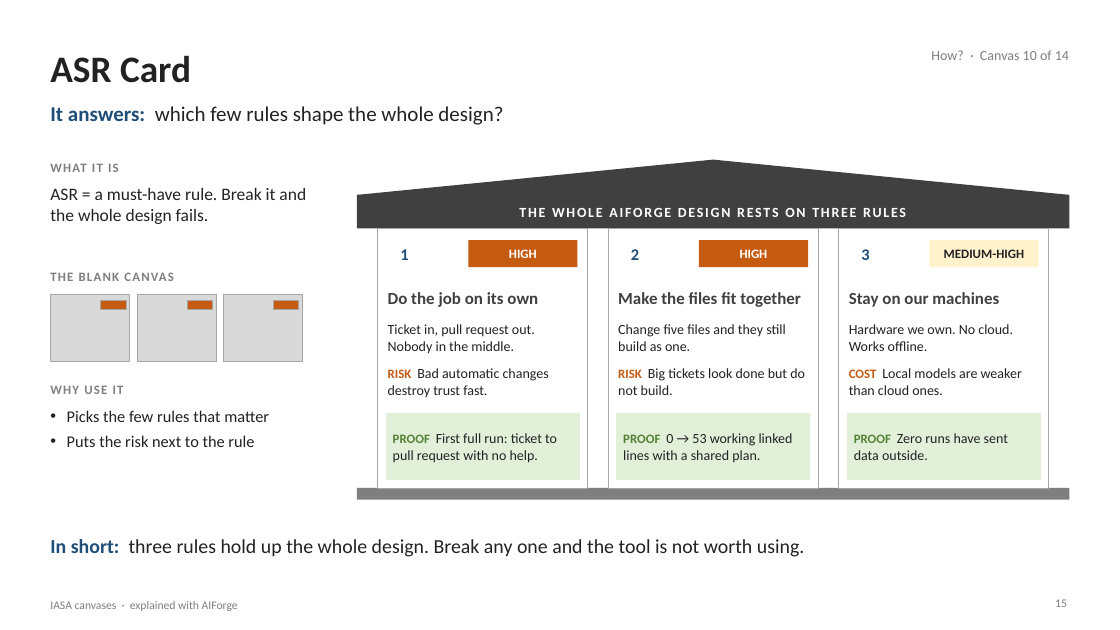
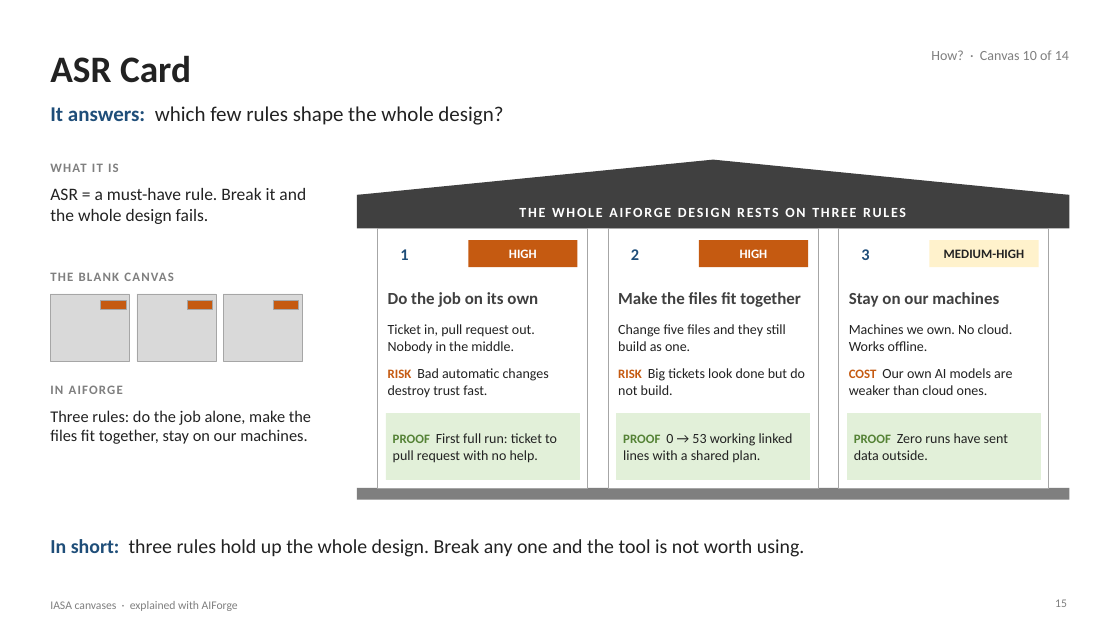
Before and after one commit to Manikanta-Reddy-Pasala/tools, a slide deck: slide 15 of course/iasa-aiforge/IASA-Canvases-with-AIForge.pptx. Drawn at 1120x630 pixels with LibreOffice and Linux fonts; fonts in the diff are those of the drawing. Boxes give left, top, right and bottom in pixels: in the first picture for what was removed or moved away, otherwise in the second. Text is boxed around its words. In the diff, an @@ line names an element or a change of style, - is before the commit and + after.

```diff
--- a/course/iasa-aiforge/IASA-Canvases-with-AIForge.pptx
+++ b/course/iasa-aiforge/IASA-Canvases-with-AIForge.pptx
@@ text at <box>849,324,1013,351</box>: text changed @@
-Hardware we own. No cloud. Works offline.
+Machines we own. No cloud. Works offline.
@@ text at <box>50,385,123,394</box>: text changed @@
-WHY USE IT
+IN AIFORGE
@@ text at <box>849,368,1012,395</box>: text changed @@
-COST Local models are weaker than cloud ones.
+COST Our own AI models are weaker than cloud ones.
@@ text at <box>50,410,311,444</box>: text changed @@
-• Picks the few rules that matter
-• Puts the risk next to the rule
+Three rules: do the job alone, make the files fit together, stay on our machines.
```
Also in this commit, not shown: 16 other slides changed, 2 other files.
